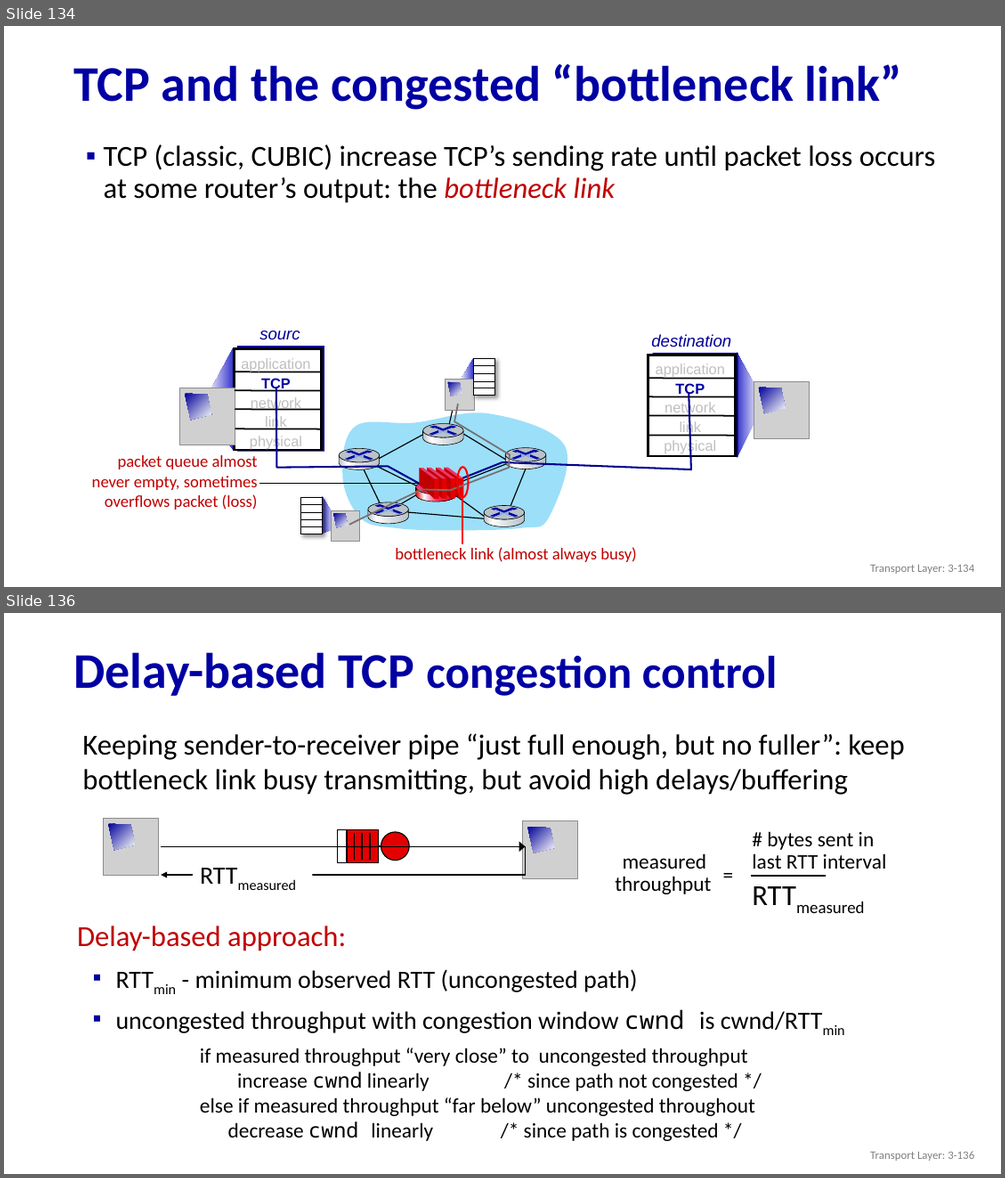
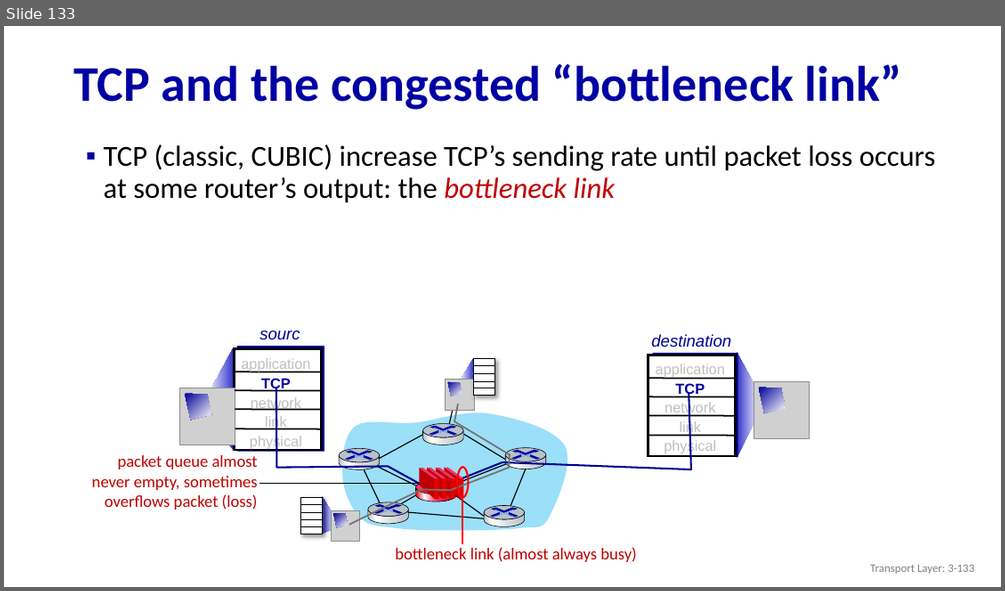
Before and after one commit to huangqy89/cn-2026, a slide deck: static_files/lectures/Chapter_3_v8.2.pptx. Shown one above the other, each under a label of ours: slides 134 and 136 before the commit, slide 133 after it; the slides between them are not shown. The pictures are 1005x1178 and 1005x591 pixels, drawn with LibreOffice and Linux fonts; fonts in the diff are those of the drawing; grey boxes stand for pictures. Boxes give left, top, right and bottom in pixels: in the first picture for what was removed or moved away, otherwise in the second. Text is boxed around its words. In the diff, an @@ line names an element or a change of style, - is before the commit and + after.

```diff
--- a/static_files/lectures/Chapter_3_v8.2.pptx
+++ b/static_files/lectures/Chapter_3_v8.2.pptx
@@ slide 136 removed at (4, 613, 1001, 1174), background #FFFFFF @@
@@ title removed at (73, 652, 777, 696) @@
-Delay-based TCP congestion control
@@ text removed at (82, 733, 904, 795) @@
-Keeping sender-to-receiver pipe “just full enough, but no fuller”: keep bottleneck link busy transmitting, but avoid high delays/buffering
@@ group removed at (615, 831, 887, 916): 4 texts, 1 line @@
-RTTmeasured
-measured
-throughput
-=
-# bytes sent in last RTT interval
@@ group removed at (104, 818, 578, 892): 5 lines, 2 pictures, 2 freeform shapes, 2 rectangles, 2 arrows, 1 ellipse, 1 text @@
-RTTmeasured
@@ text removed at (77, 925, 823, 1033) @@
-Delay-based approach:
-▪ RTTmin - minimum observed RTT (uncongested path)
-▪ uncongested throughput with congestion window cwnd is cwnd/RTTmin
@@ text removed at (200, 1047, 755, 1141) @@
-if measured throughput “very close” to uncongested throughput
-increase cwnd linearly /* since path not congested */
-else if measured throughput “far below” uncongested throughout
-decrease cwnd linearly /* since path is congested */
@@ text removed at (870, 1151, 974, 1160) @@
-Transport Layer: 3-136
@@ what was slide 134 is now slide 133 @@
@@ text at (870, 564, 974, 573): text changed @@
-Transport Layer: 3-134
+Transport Layer: 3-133
```
Also in this commit, not shown: 4 slides changed, 5 slides added, 2 other slides removed, 3 other files.
